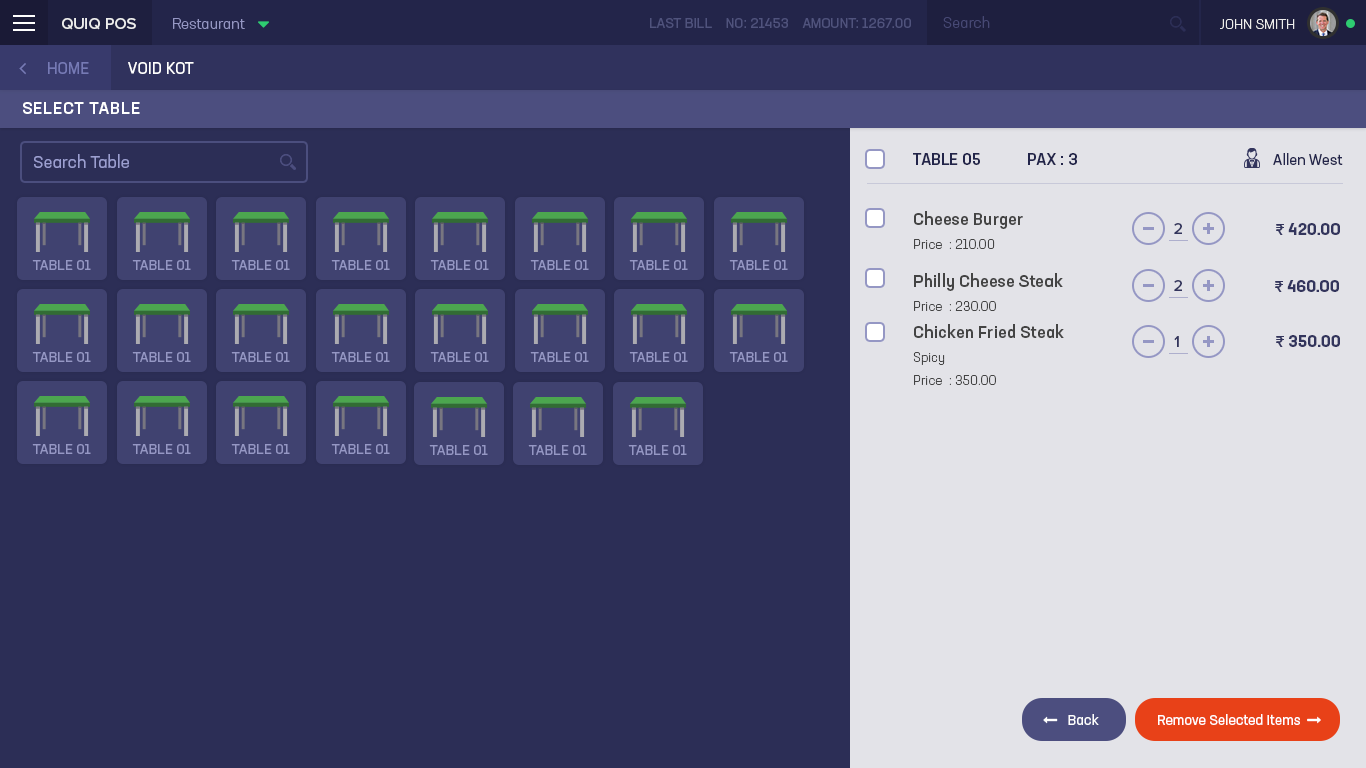
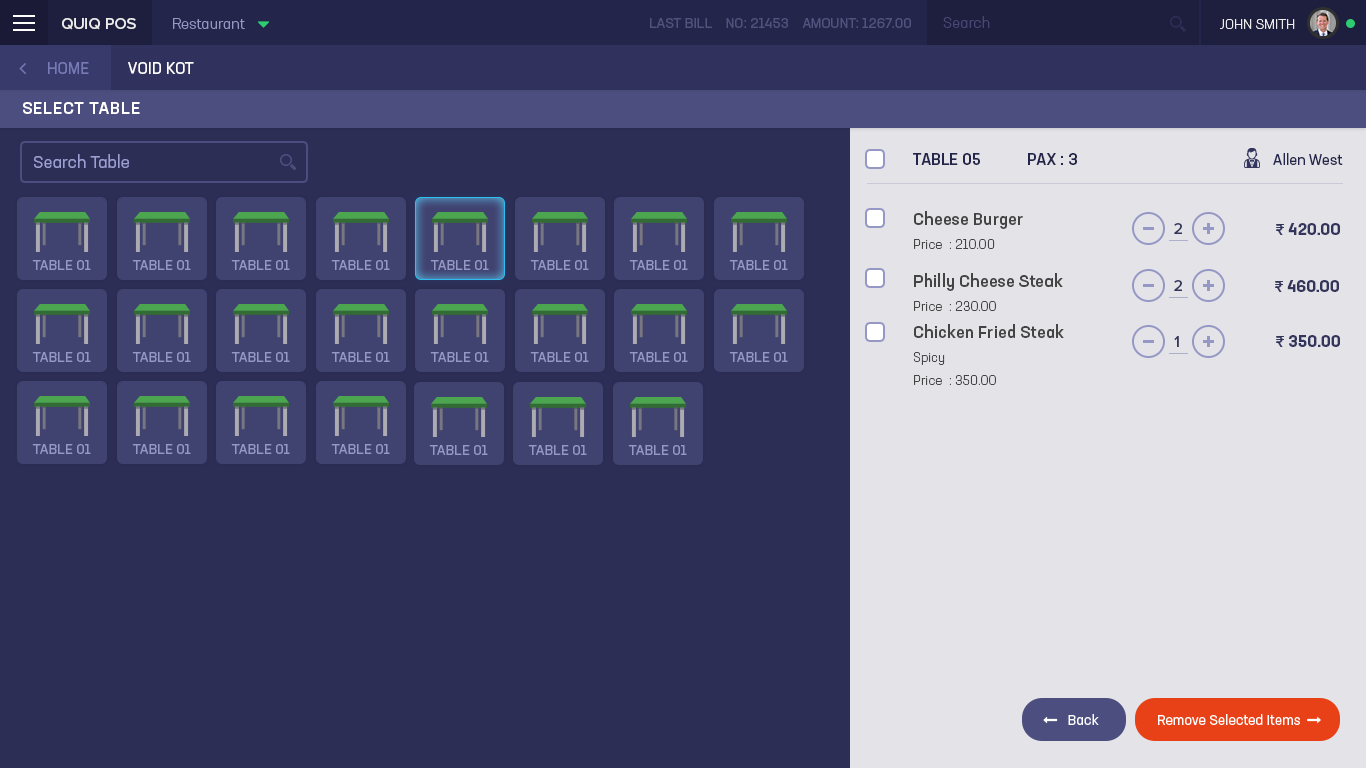
Layer changes from the first 1366 x 768 image to the second:
pixels changed over [19, 63, 1321, 725] (layer not identified)
